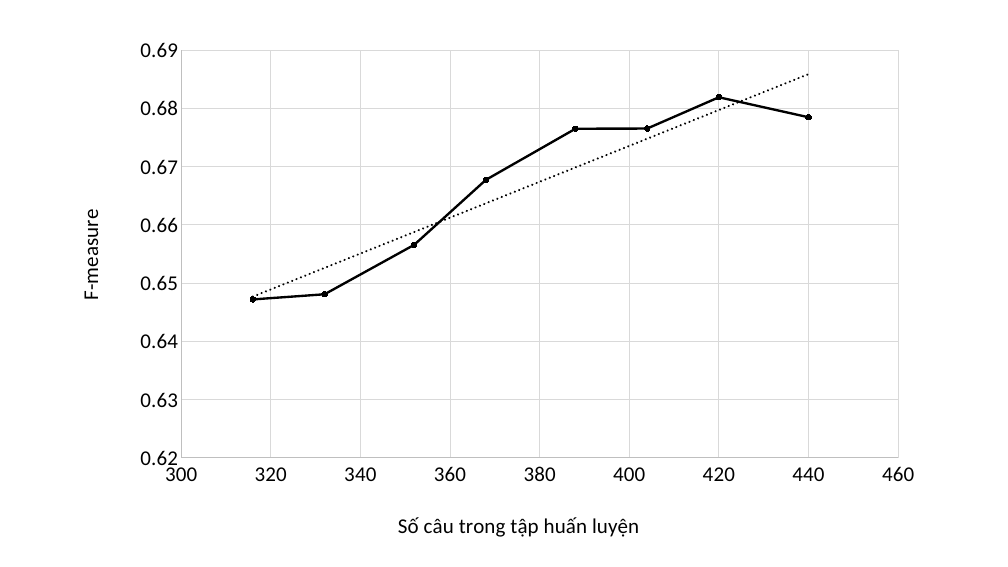
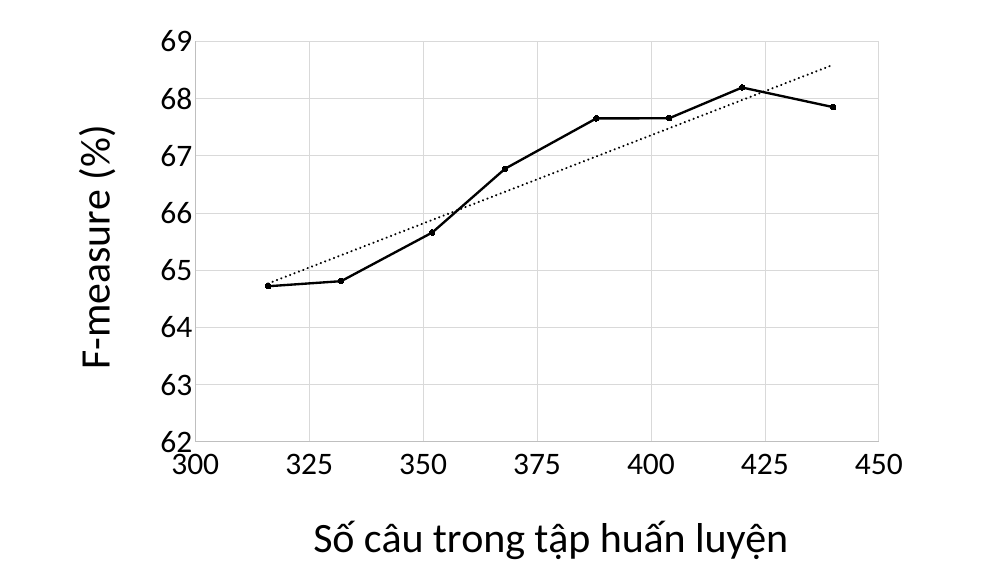
Before and after one commit to ductri/ThesisReport, a slide deck: slide 9 of mohinh.pptx (slide 10 before the commit). Drawn at 1008x567 pixels with LibreOffice and Linux fonts; fonts in the diff are those of the drawing. Boxes give left, top, right and bottom in pixels: in the first picture for what was removed or moved away, otherwise in the second. Text is boxed around its words. In the diff, an @@ line names an element or a change of style, - is before the commit and + after.

```diff
--- a/mohinh.pptx
+++ b/mohinh.pptx
@@ scatter lines chart at [54, 11, 920, 567] @@
-Series 1: (320, 0.65), (330, 0.65), (350, 0.66), (370, 0.67), (390, 0.68), (400, 0.68), (420, 0.68), (440, 0.68)
+Series 1: (320, 65), (330, 65), (350, 66), (370, 67), (390, 68), (400, 68), (420, 68), (440, 68)
@@ value axis title "F-measure " to "F-measure (%) " @@
@@ category axis changed @@
@@ value axis changed @@
@@ scatter lines chart: place and size @@
-scatter lines chart at [71, 27, 932, 544]
+scatter lines chart at [54, 11, 920, 567]
```
Also in this commit, not shown: 1 other slide changed, 5 other files.
